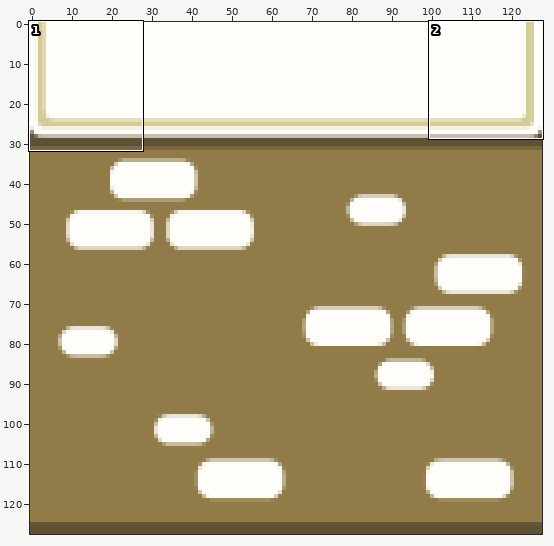
Sprite sheet: Assets_Graph/Sprites/STRUCTURES/T_EndWallBottom_128.png. The picture above shows the old version from afar; the outline marks the close-up.
Close-up. The starting point:
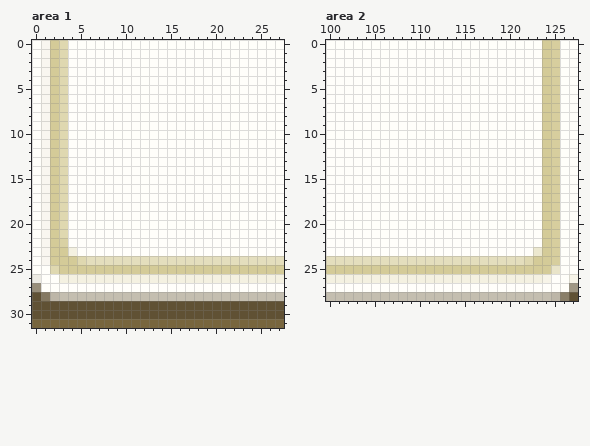
The file is 128x128 pixels. Colours within 5 levels of each other are drawn and written as one. Shown: area 1: x 0..27, y 0..31; area 2: x 100..127, y 0..28.
And afterwards:
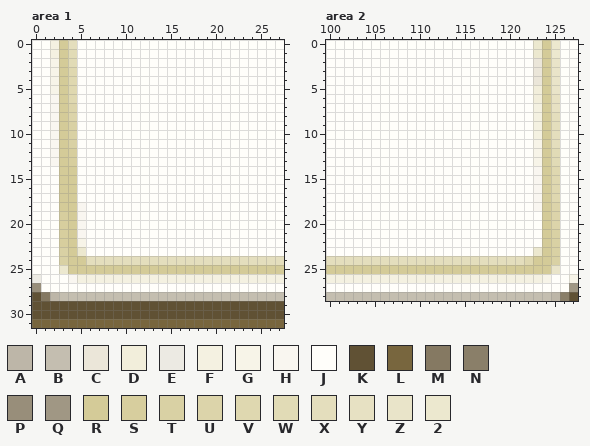
Palette (. is transparent): A #bdb6a8  B #c4beb0  C #ebe6d9  D #f2eedb  E #eceae3  F #f4f1e1  G #f7f4e8  H #f9f6f0  J #fffefa  K #605134  L #78663e  M #857962  N #8a7f69  P #988e7a  Q #a09784  R #d4cb98  S #d7ce9e  T #d9d1a4  U #dcd4aa  V #dfd8b0  W #e1dbb6  X #e4debd  Y #e7e1c3  Z #e9e4c9  2 #ece8cf
What changed:
Area 1:
Colour J becomes colour 2 in row 23 at x 5.
Colour R becomes colour 2 in row 25 at x 3.
Colour R becomes colour F in rows 0 to 1 at x 2.
Colour J becomes colour G in row 22 at x 5.
Colour R becomes colour G in rows 2 to 5 at x 2.
Colour F becomes colour H in row 26 at x 4.
Colour J becomes colour H in rows 18 to 21 at x 5.
Colour R becomes colour H in rows 6 to 13 at x 2.
Colour F becomes colour J in row 26 at x 3.
Colour H becomes colour J in rows 0 to 24 at x 1.
Colour R becomes colour J in rows 14 to 24 at x 2.
Colour V becomes colour J in row 25 at x 2.
Colour F becomes colour R in row 23 at x 4.
Colour J becomes colour R in rows 14 to 22 at x 4.
Colour V becomes colour R in rows 0 to 18 at x 3; in row 24 at x 5.
Colour J becomes colour S in rows 12 to 13 at x 4.
Colour T becomes colour S in row 22 at x 3.
Colour V becomes colour S in rows 19 to 21 at x 3.
Colour J becomes colour T in rows 9 to 11 at x 4.
Colour R becomes colour T in rows 23 to 24 at x 3.
Colour J becomes colour U in rows 7 to 8 at x 4.
Colour J becomes colour V in rows 3 to 6 at x 4.
Colour J becomes colour W in rows 1 to 2 at x 4.
Colour J becomes colour X in row 0 at x 4.
Area 2:
Colour J becomes colour 2 in rows 0 to 1 at x 123.
Colour S becomes colour 2 in rows 0 to 1 at x 125.
Colour J becomes colour C in rows 2 to 4 at x 123.
Colour J becomes colour D in rows 5 to 6 at x 123.
Colour J becomes colour F in rows 7 to 10 at x 123.
Colour J becomes colour G in rows 11 to 13 at x 123.
Colour J becomes colour H in rows 14 to 18 at x 123.
Colour S becomes colour T in rows 21 to 24 at x 125.
Colour S becomes colour U in rows 18 to 20 at x 125.
Colour S becomes colour V in rows 14 to 17 at x 125.
Colour S becomes colour W in rows 12 to 13 at x 125.
Colour S becomes colour X in rows 8 to 11 at x 125.
Colour S becomes colour Y in rows 6 to 7 at x 125.
Colour S becomes colour Z in rows 2 to 5 at x 125.
